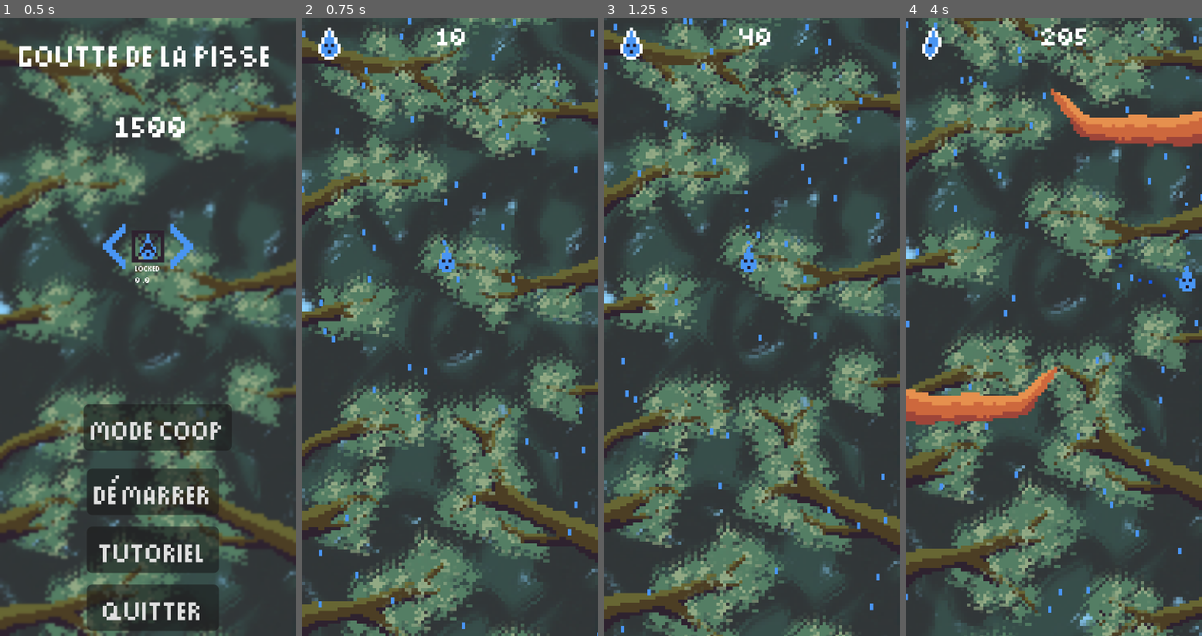
Above: before the commit, frames 1-4 (left to right).
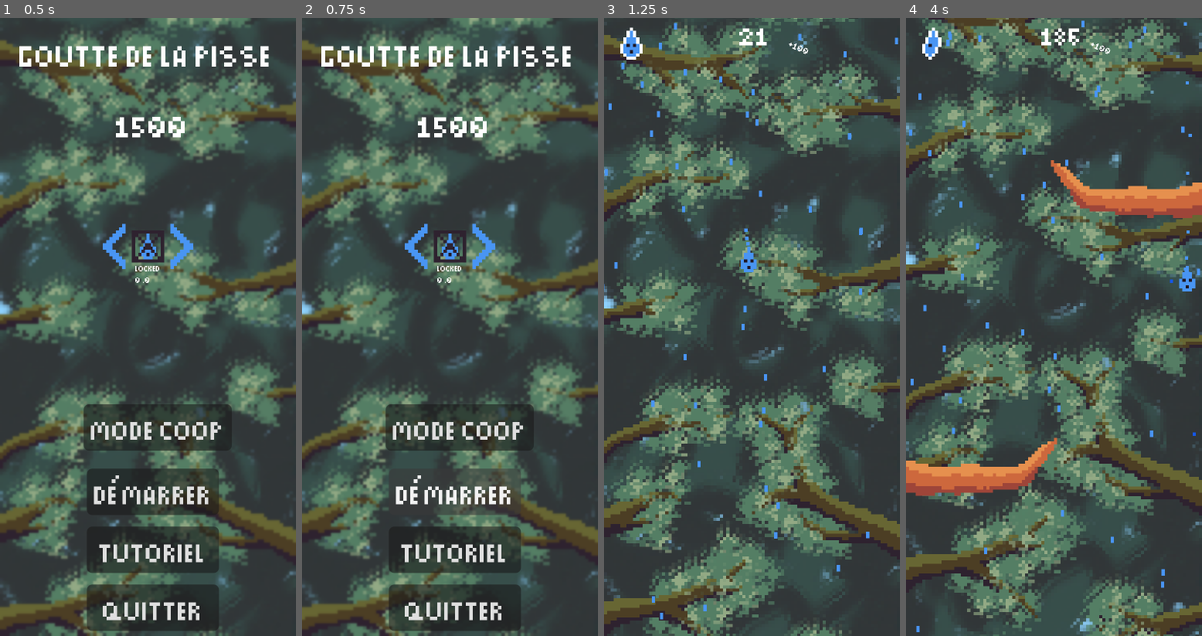
Above: after the commit, the same moments.

Repository: BrokHoly/gamejam_goutte
Game: Godot game, scene res://menu/menu.tscn
The game is run twice, just before and just after one commit, with the same random seed, the same clock (stepped at 60 frames per second) and the same inputs.
Inputs:
- Up to frame 1 (0.5 s): no input
- Up to frame 2 (0.75 s): click "démarrer" at 0.5 s
- Up to frame 3 (1.25 s): no input
- Up to frame 4 (4 s): hold D (move_right) 1.28-2.03 s; tap one key every 0.75 s from 1.35 s: Down (move_downP2) Left (move_leftP2) Right (move_rightP2) Up (move_upP2); hold S (move_down) 2.03-2.78 s; hold D (move_right) 2.78-3.53 s; hold W (move_up) from 3.53 s (still down)

Frame 1 is identical in both runs. In frame 2, 28% of the frame differs, in the area x 0-100%, y 0-100%; in frame 3, 30%; in frame 4, 38%.

Commit message:
some audio

Diff:
--- a/game_manager.gd
+++ b/game_manager.gd
@@ -10,6 +10,9 @@
 signal health_depleted()
 signal health_depletedP2()
 signal highest_score_changed()
+
+signal score_boost(amount : int)
+
 
 
 const highest_score_str: String = "highest_score"
--- a/levels/level_0.tscn
+++ b/levels/level_0.tscn
@@ -85,6 +85,16 @@
 text = "10"
 script = ExtResource("5_7d3si")
 
+[node name="Score++" type="Label" parent="." unique_id=2010038325]
+offset_left = 57.999992
+offset_top = 5.9999995
+offset_right = 97.99999
+offset_bottom = 29.0
+rotation = 0.41015238
+scale = Vector2(0.185, 0.185)
+theme = ExtResource("4_yi3jx")
+text = "+100"
+
 [node name="TextureRect" parent="." unique_id=204977200 groups=["Player1"] instance=ExtResource("5_foxie")]
 
 [node name="WorldBoundaries" type="StaticBody2D" parent="." unique_id=925069740]
--- a/menu/menu.tscn
+++ b/menu/menu.tscn
@@ -8,6 +8,7 @@
 [ext_resource type="Texture2D" uid="uid://krkjwramlpdk" path="res://Assets/UI/ArrowLeftHovert.png" id="5_juveg"]
 [ext_resource type="Texture2D" uid="uid://dgmc1d5w3p1es" path="res://Assets/UI/locked.png" id="6_6fswf"]
 [ext_resource type="Shader" uid="uid://cx6fvkp7milq1" path="res://menu/menu.gdshader" id="9_6fswf"]
+[ext_resource type="AudioStream" uid="uid://cp6yhfy4uo38s" path="res://Assets/Audio/UI_base.mp3" id="9_bc54p"]
 
 [sub_resource type="ShaderMaterial" id="ShaderMaterial_bc54p"]
 shader = ExtResource("9_6fswf")
@@ -151,6 +152,9 @@
 [node name="Camera2D" type="Camera2D" parent="." unique_id=1267309387]
 anchor_mode = 0
 
+[node name="AudioStreamPlayer2D" type="AudioStreamPlayer2D" parent="." unique_id=1825216623]
+stream = ExtResource("9_bc54p")
+
 [connection signal="pressed" from="Buttons/Demarrer" to="." method="_on_demarrer_pressed"]
 [connection signal="pressed" from="Buttons/Tuto" to="." method="_on_tuto_pressed"]
 [connection signal="pressed" from="Buttons/ModeCoop" to="." method="_on_mode_coop_pressed"]
--- a/menu/menu_manager.gd
+++ b/menu/menu_manager.gd
@@ -3,10 +3,10 @@
 
 
 
-
+var audioStream
 func _ready() -> void:
 	var score_made = GameManager.load_highest_score();
-
+	audioStream = $AudioStreamPlayer2D
 	if ( score_made == -1):
 		return
 	else:
@@ -14,11 +14,14 @@
 
 
 func _on_demarrer_pressed() -> void:
+	audioStream.play()
+	await get_tree().create_timer(0.3).timeout
 	GameManager.playerSkin = $SkinSelector/Skins/Sprite2D.texture
 	get_tree().change_scene_to_file("res://levels/level_0.tscn")
 
 
 func _on_quitter_pressed() -> void:
+	audioStream.play()
 	get_tree().quit()
 
 
@@ -32,6 +35,8 @@
 
 
 func _on_mode_coop_pressed() -> void:
+	audioStream.play()
+	await get_tree().create_timer(0.3).timeout
 	GameManager.number_of_player = 2
 	GameManager.coop = true
 	GameManager.playerSkin = load("res://Assets/Sprites/MainCharacter/GoutteNoOutline.png")
@@ -39,5 +44,7 @@
 
 
 func _on_tuto_pressed() -> void:
+	audioStream.play()
+	await get_tree().create_timer(0.3).timeout
 	GameManager.playerSkin = load("res://Assets/Sprites/MainCharacter/GoutteNoOutline.png")
 	get_tree().change_scene_to_file("res://levels/tuto.tscn")
--- a/menu/skin_selector.gd
+++ b/menu/skin_selector.gd
@@ -41,10 +41,12 @@
 
 
 func _on_arrow_left_pressed() -> void:
+	$"../AudioStreamPlayer2D".play()
 	if selected -1 >= 0:
 		selected -= 1
 
 
 func _on_arrow_right_pressed() -> void:
+	$"../AudioStreamPlayer2D".play()
 	if not(selected + 1 > skin_list.size()-1):
 		selected += 1
--- a/player/drop.gd
+++ b/player/drop.gd
@@ -115,7 +115,9 @@
 func _toggle_ice():
 	if state == STATES.ICE:
 		activate_liquid()
+
 	else:
+		$TransformIce.play()
 		baseColor = targetColor
 		targetColor = ICE_COLOR
 		transition_amout = 0.0
@@ -133,7 +135,9 @@
 func _toggle_snow():
 	if state == STATES.SNOW:
 		activate_liquid()
+
 	else:
+		$TransformSnow.play()
 		baseColor = targetColor
 		targetColor = SNOW_COLOR
 		transition_amout = 0.0
@@ -147,6 +151,7 @@
 		ICE_SPRITE.visible = false
 
 func activate_liquid():
+	$TranformLiquid.play()
 	baseColor = targetColor
 	targetColor = LIQUID_COLOR
 	transition_amout = 0.0
--- a/player/drop.tscn
+++ b/player/drop.tscn
@@ -6,6 +6,9 @@
 [ext_resource type="Texture2D" uid="uid://deekqwdkrkj2e" path="res://Assets/Sprites/MainCharacter/GoutteNoOutline.png" id="3_ipc8g"]
 [ext_resource type="Texture2D" uid="uid://bh6fbvq5567jd" path="res://Assets/Sprites/MainCharacter/grele.png" id="4_wycpn"]
 [ext_resource type="Texture2D" uid="uid://ypcxnw2e8hci" path="res://Assets/Sprites/MainCharacter/flocon.png" id="7_spdk8"]
+[ext_resource type="AudioStream" uid="uid://btqadd4s0vpmw" path="res://Assets/Audio/ice_base.mp3" id="7_w7h61"]
+[ext_resource type="AudioStream" uid="uid://bckln6271g2s1" path="res://Assets/Audio/snow_base.mp3" id="8_4v54r"]
+[ext_resource type="AudioStream" uid="uid://oshek73eg1tg" path="res://Assets/Audio/drop_base.mp3" id="9_w7h61"]
 
 [sub_resource type="CircleShape2D" id="CircleShape2D_4atf0"]
 radius = 4.0
@@ -66,3 +69,12 @@
 [node name="SnowSprite" type="Sprite2D" parent="." unique_id=1690697474]
 visible = false
 texture = ExtResource("7_spdk8")
+
+[node name="TransformIce" type="AudioStreamPlayer2D" parent="." unique_id=805322775]
+stream = ExtResource("7_w7h61")
+
+[node name="TransformSnow" type="AudioStreamPlayer2D" parent="." unique_id=729974655]
+stream = ExtResource("8_4v54r")
+
+[node name="TranformLiquid" type="AudioStreamPlayer2D" parent="." unique_id=1825952688]
+stream = ExtResource("9_w7h61")
Not shown, added: Assets/Audio/UI_base.mp3.import
Not shown, added: Assets/Audio/drop_base.mp3.import
Not shown, added: Assets/Audio/drop_damage.mp3.import
Not shown, added: Assets/Audio/ice_base.mp3.import
Not shown, added: Assets/Audio/leaf_success.mp3.import
Not shown, added: Assets/Audio/snow_base.mp3.import
Not shown, added: Assets/Audio/snow_damage.mp3.import
Not shown, added: Assets/Audio/web_succcess.mp3.import
